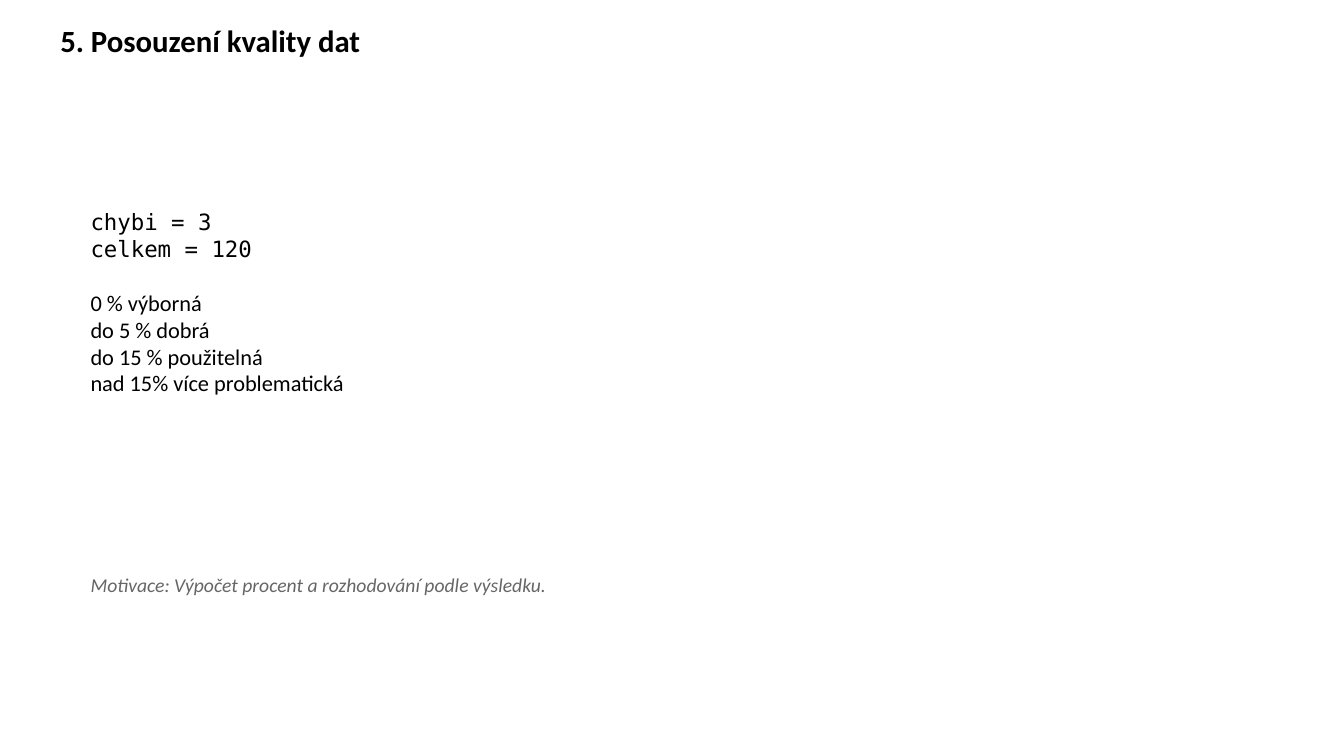
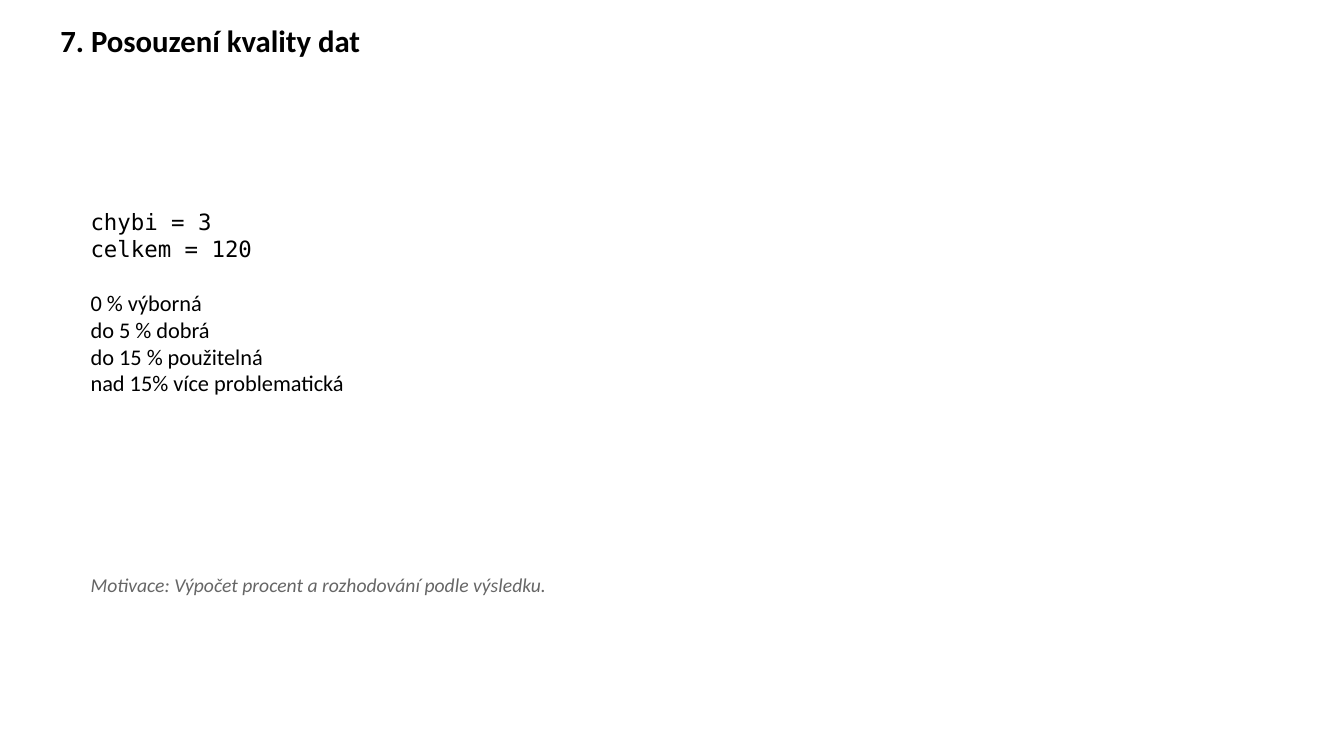
Before and after one commit to k155cvut/uvin, a slide deck: slide 8 of cviceni/cv4/uvin_cv4.pptx (slide 6 before the commit). Drawn at 1344x756 pixels with LibreOffice and Linux fonts; fonts in the diff are those of the drawing. Boxes give left, top, right and bottom in pixels: in the first picture for what was removed or moved away, otherwise in the second. Text is boxed around its words. In the diff, an @@ line names an element or a change of style, - is before the commit and + after.

```diff
--- a/cviceni/cv4/uvin_cv4.pptx
+++ b/cviceni/cv4/uvin_cv4.pptx
@@ text at [60,30,360,57]: text changed @@
-5. Posouzení kvality dat
+7. Posouzení kvality dat
```
Also in this commit, not shown: 10 other slides changed, 2 slides added, 1 other file.
